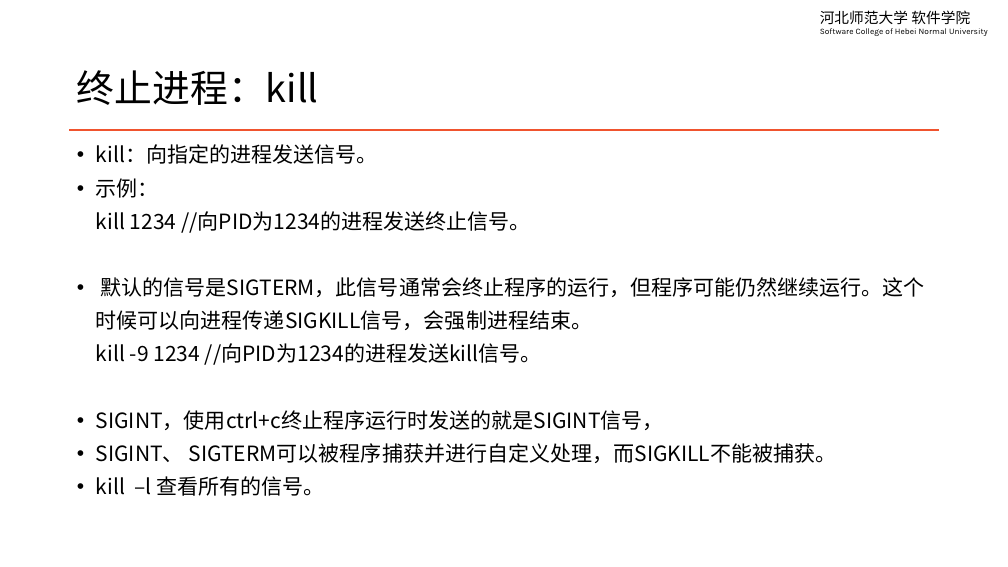
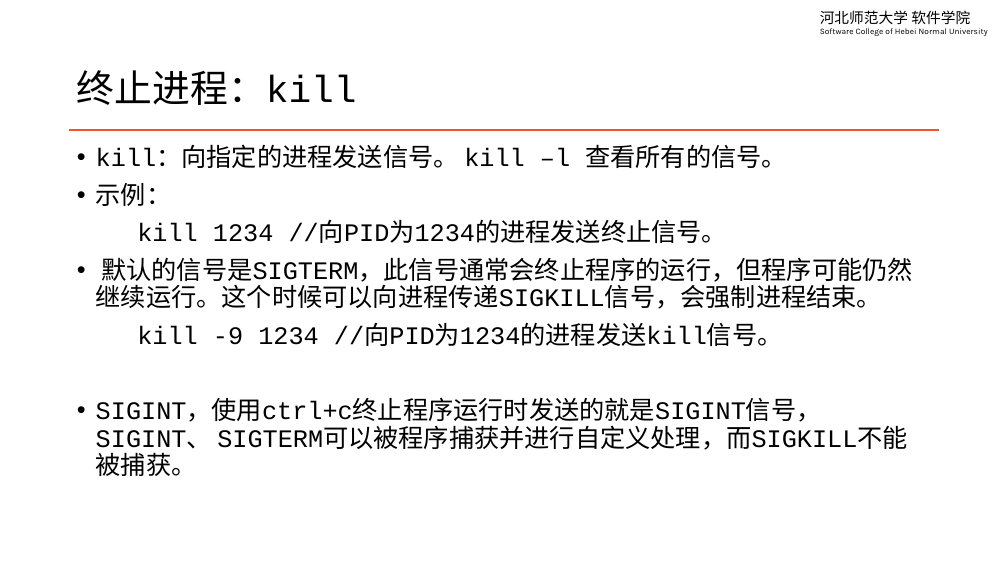
Before and after one commit to edu2act/course-linux-system, a slide deck: slide 7 of materials/slides/ch09-process-managment.pptx. Drawn at 1008x567 pixels with LibreOffice and Linux fonts; fonts in the diff are those of the drawing. Boxes give left, top, right and bottom in pixels: in the first picture for what was removed or moved away, otherwise in the second. Text is boxed around its words. In the diff, an @@ line names an element or a change of style, - is before the commit and + after.

```diff
--- a/materials/slides/ch09-process-managment.pptx
+++ b/materials/slides/ch09-process-managment.pptx
@@ title "终止进程：kill" at (77, 70, 357, 105): font Noto Sans CJK SC to Courier New @@
@@ text at (96, 144, 787, 168): text changed; size 20 to 24 pt; font Noto Sans CJK SC to Courier New @@
-• kill：向指定的进程发送信号。
+• kill：向指定的进程发送信号。 kill –l 查看所有的信号。
@@ text at (96, 183, 783, 346): size 20 to 24 pt, font Noto Sans CJK SC to Courier New in "示例：", "kill 1234 //向PID为1234的进程发送终止信号。", "kill -9 1234 //向PID为1234的进程发送kill信号。" @@
@@ text at (96, 257, 913, 309): text changed; size 20 to 24 pt; font Noto Sans CJK SC to Courier New @@
-• 默认的信号是SIGTERM，此信号通常会终止程序的运行，但程序可能仍然继续运行。这个
-时候可以向进程传递SIGKILL信号，会强制进程结束。
+• 默认的信号是SIGTERM，此信号通常会终止程序的运行，但程序可能仍然继续运行。这个时候可以向进程传递SIGKILL信号，会强制进程结束。
@@ text at (96, 401, 908, 476): text changed; size 20 to 24 pt; font Noto Sans CJK SC to Courier New @@
-• SIGINT，使用ctrl+c终止程序运行时发送的就是SIGINT信号，
-• SIGINT、 SIGTERM可以被程序捕获并进行自定义处理，而SIGKILL不能被捕获。
-• kill –l 查看所有的信号。
+• SIGINT，使用ctrl+c终止程序运行时发送的就是SIGINT信号，SIGINT、 SIGTERM可以被程序捕获并进行自定义处理，而SIGKILL不能被捕获。
```
Also in this commit, not shown: 7 other slides changed, 1 other file.
